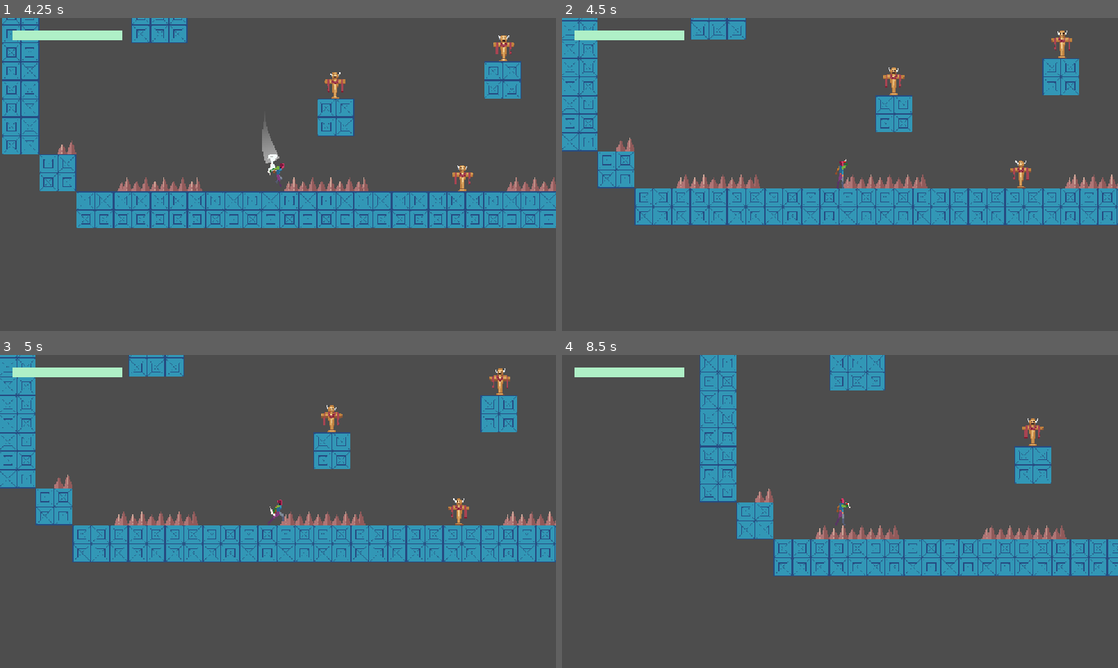
Above: before the commit, frames 1-4 (two rows, left to right).
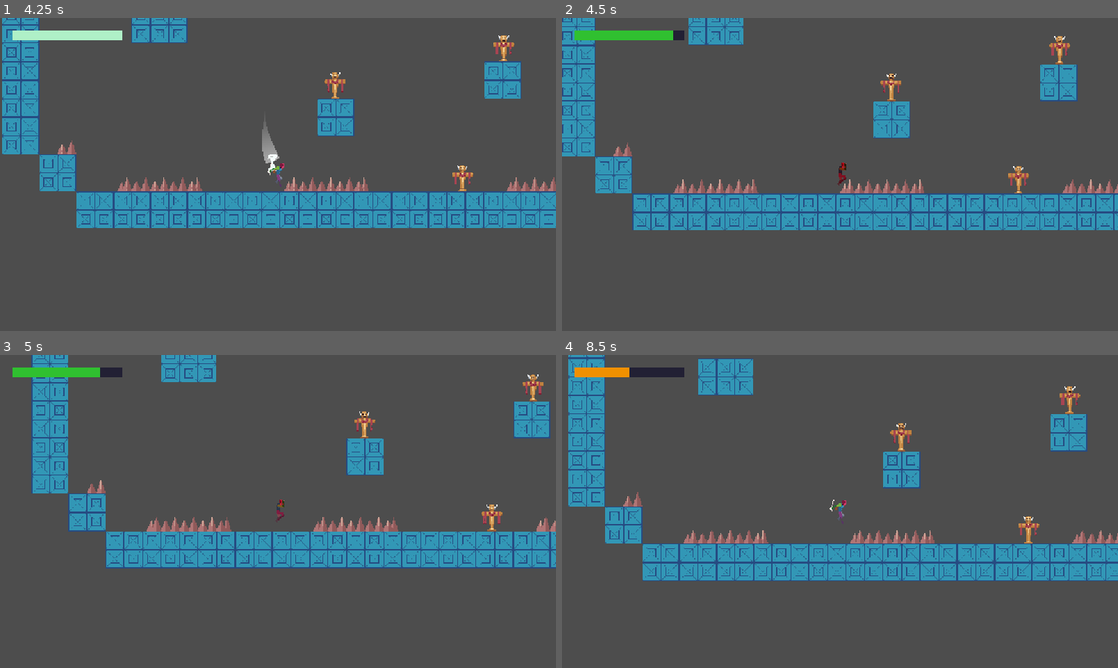
Above: after the commit, the same moments.

Repository: jbradlim08/MindBlade
Game: Godot game, scene res://scene/game/main_menu.tscn
The game is run twice, just before and just after one commit, with the same random seed, the same clock (stepped at 60 frames per second) and the same inputs.
Inputs (mouse positions are in pixels of both pictures, inside the frame that each line leads up to):
- Up to frame 1 (4.25 s): click (122, 174) at 0.5 s; tap Enter at 1.25 s; move the mouse to (400, 158) at 1.27 s; hold D (right) 1.28-2.78 s; click (400, 158) at 1.35 s; tap Space (jump) at 1.52, 2.27, 3.77 s; move the mouse to (166, 190) at 2.02 s; tap Middle mouse button (middle-mouse) at 2.1 s; move the mouse to (333, 105) at 2.77 s; hold A (left) 2.78-3.53 s; right-click (333, 105) at 2.85 s; move the mouse to (250, 237) at 3.52 s; hold D (right) from 3.53 s (still down); tap Shift at 3.6 s; click (250, 237) at 3.67 s
- Up to frame 2 (4.5 s): keep holding D (right); move the mouse to (834, 165) at 4.27 s; click (834, 165) at 4.35 s
- Up to frame 3 (5 s): keep holding D (right); tap Space (jump) at 4.52 s
- Up to frame 4 (8.5 s): move the mouse to (673, 464) at 5.02 s; release D (right) at 5.03 s; hold A (left) 5.03-5.78 s; tap Middle mouse button (middle-mouse) at 5.1, 8.1 s; tap Space (jump) at 5.27, 6.77, 7.52, 8.27 s; move the mouse to (867, 511) at 5.77 s; hold D (right) 5.78-6.53 s; right-click (867, 511) at 5.85 s; click (867, 511) at 5.92 s; move the mouse to (756, 433) at 6.52 s; hold A (left) 6.53-8.03 s; tap Shift at 6.6 s; move the mouse to (962, 495) at 7.27 s; click (962, 495) at 7.35 s; move the mouse to (728, 527) at 8.02 s; hold D (right) from 8.03 s (still down); click (728, 527) at 8.17 s

Frame 1 is identical in both runs. In frame 2, 12% of the frame differs, in the area x 0-100%, y 0-68%; in frame 3, 19%; in frame 4, 20%, in the area x 1-100%, y 0-73%.
Error before the commit: Cannot call method 'to_local' on a null value. (res://character/base_player.gd:300)

Commit message:
Adjust the hitbox width to the same size as bodybox to give a better user experience and physics logic where player hasn't bumped to danger, but already take damage

Diff:
--- a/character/base_player.gd
+++ b/character/base_player.gd
@@ -152,11 +152,13 @@
 	get_dir_input()
 	check_movement()
 	check_fall()
+
 	handle_jump()
 	handle_fall()
 	handle_movement()
 	handle_attack()
 	handle_throw()
+
 	update_facing()
 	update_hitbox_dir()
 #endregion
--- a/character/vier/vier.tscn
+++ b/character/vier/vier.tscn
@@ -12,7 +12,7 @@
 size = Vector2(38, 44)
 
 [sub_resource type="RectangleShape2D" id="RectangleShape2D_wglvv"]
-size = Vector2(12, 48)
+size = Vector2(10, 48)
 
 [sub_resource type="Animation" id="Animation_bje3g"]
 length = 0.001
--- a/scene/game/level.tscn
+++ b/scene/game/level.tscn
@@ -54,7 +54,8 @@
 
 [node name="PlayerUI" parent="CanvasLayer" instance=ExtResource("6_bddx0")]
 
-[node name="Vier" parent="." groups=["player"] instance=ExtResource("2_jnrmd")]
+[node name="Vier" parent="." node_paths=PackedStringArray("danger_tilemap") groups=["player"] instance=ExtResource("2_jnrmd")]
 position = Vector2(273, 224)
+danger_tilemap = NodePath("../Danger")
 
 [node name="Camera" parent="Vier" instance=ExtResource("8_u2b8d")]
